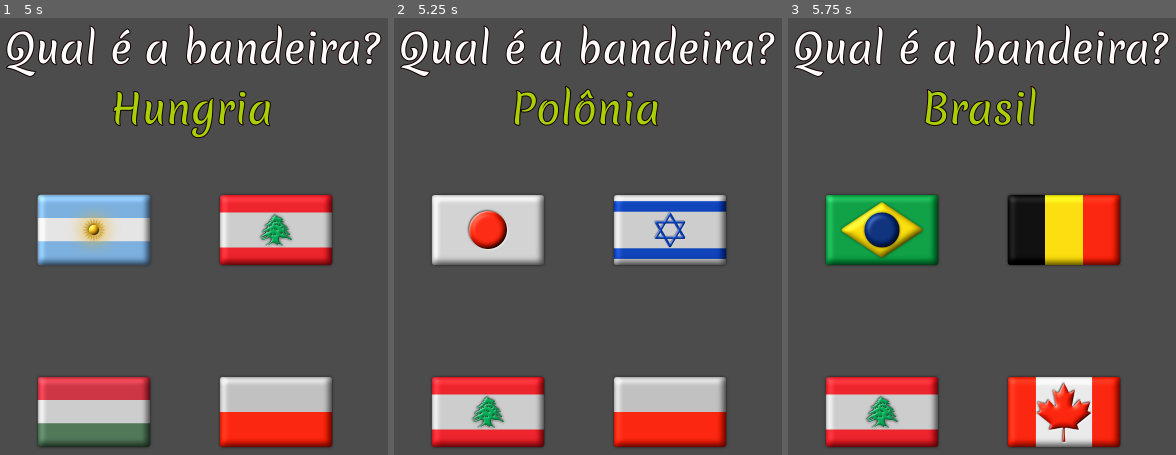
Above: before the commit, frames 1-3 (left to right).
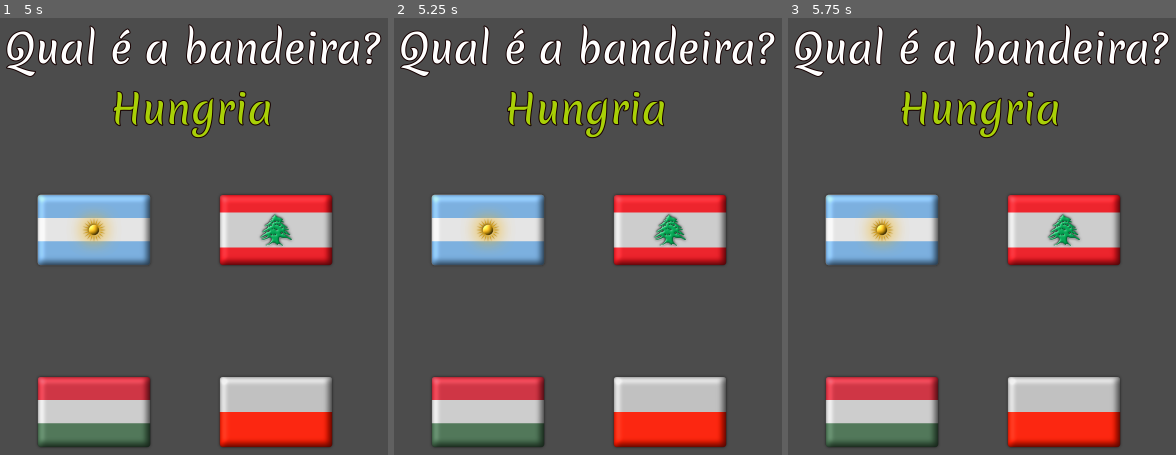
Above: after the commit, the same moments.

Repository: vibrunazo/godot-flags
Game: Godot game, scene res://scenes/QuizGame.tscn
Two runs of this game, one before a commit and one after it. Both use one fixed random seed, a clock stepped at 60 frames per second and the inputs below. Sound files missing from this copy of the repository are replaced by a short silence.
Inputs (mouse positions are in pixels of both pictures, inside the frame that each line leads up to):
- Up to frame 1 (5 s): click (93, 232) at 0.52 s; click (93, 232) at 1.27 s; click (93, 232) at 2.02 s; tap Enter at 2.75, 4.25 s; click (93, 232) at 2.92 s; tap Space at 3.5 s; move the mouse to (275, 232) at 3.52 s; click (275, 232) at 3.67 s; move the mouse to (93, 411) at 4.27 s; click (93, 411) at 4.42 s
- Up to frame 2 (5.25 s): tap Space at 5 s; move the mouse to (669, 411) at 5.02 s; click (669, 411) at 5.17 s
- Up to frame 3 (5.75 s): no input

Frame 1 is identical in both runs. In frame 2, 12% of the frame differs, in the area x 9-86%, y 15-99%; in frame 3, 18%.

Commit message:
cannot play audio when already playing

Diff:
--- a/scenes/QuizGame.gd
+++ b/scenes/QuizGame.gd
@@ -60,6 +60,9 @@
 # who will look for a node called "QuizGame" on root when it's clicked
 func _on_flag_clicked(flag: Flag):
 	print("a flag was clicked with %s " % flag.country)
+	if is_audio_playing():
+		print("but audio is playing")
+		return
 	picked = flag.country
 	if (country == flag.country):
 		print('correct flag')
@@ -68,6 +71,13 @@
 		print('wrong flag')
 		$AudioNo.play()
 
+func is_audio_playing():
+	if $AudioAsk.playing: return true
+	if $AudioFlag.playing: return true
+	if $AudioIsNot.playing: return true
+	if $AudioYes.playing: return true
+	if $AudioNo.playing: return true
+	return false
 
 func _on_StartTimer_timeout():
 	print('start timeout')
